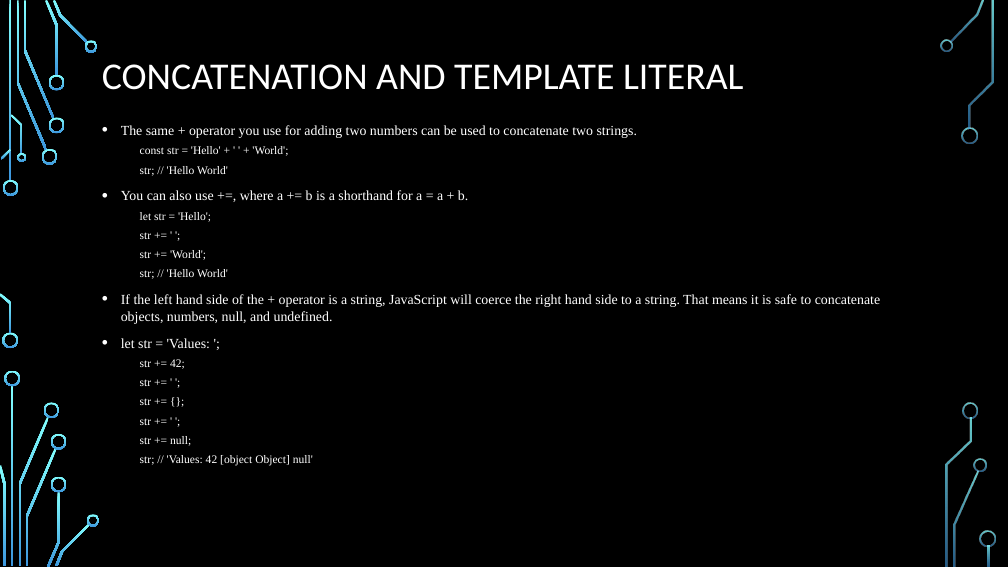
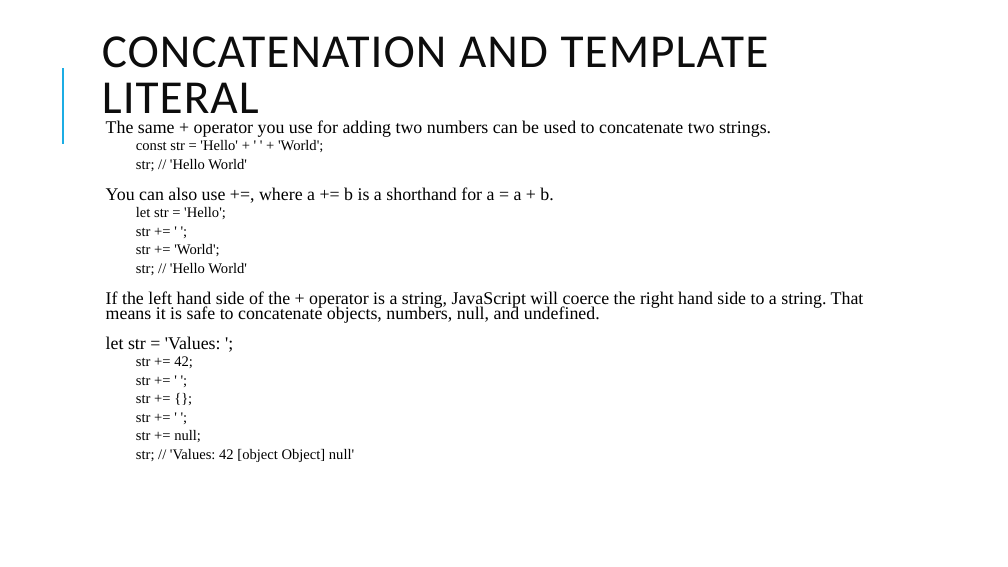
Before and after one commit to PramodJana/JavaScript, a slide deck: slide 8 of GFG JS Course Curriculam/Articles/001 Basics of JavaScript.pptx. Drawn at 1008x567 pixels with LibreOffice and Linux fonts; fonts in the diff are those of the drawing; background and template pictures are left out. Boxes give left, top, right and bottom in pixels: in the first picture for what was removed or moved away, otherwise in the second. Text is boxed around its words. In the diff, an @@ line names an element or a change of style, - is before the commit and + after.

```diff
--- a/GFG JS Course Curriculam/Articles/001 Basics of JavaScript.pptx
+++ b/GFG JS Course Curriculam/Articles/001 Basics of JavaScript.pptx
@@ background picture (left out) to #FFFFFF @@
@@ title "CONCATENATION AND TEMPLATE LITERAL" at (102,36,769,125): size 36 to 45 pt, text colour #FFFFFF to #0D0D0D, letter spacing 0 to 1 pt; line spacing 0.9 to 0.8 @@
@@ line added from (63, 144) to (63, 68), #1CADE4 1.5 pt @@
@@ text "The same + operator you ..." at (106,120,864,462): size 13.2 to 17.1 pt in "The same + operator you use for ...", "You can also use +=, where a ...", "If the left hand side of the ...", "let str = 'Values: ';"; text colour #FFFFFF to #000000; size 11 to 13.9 pt in "const str = 'Hello' + ' ' ...", "str; // 'Hello World'", "let str = 'Hello';", "str += ' ';" and 8 more places; bullet • to  ; line spacing 1 to 0.7; more space between paragraphs @@
@@ group removed at (0,0,996,567): 33 freeform shapes, 3 rectangles @@
```
Also in this commit, not shown: 15 other slides changed.
